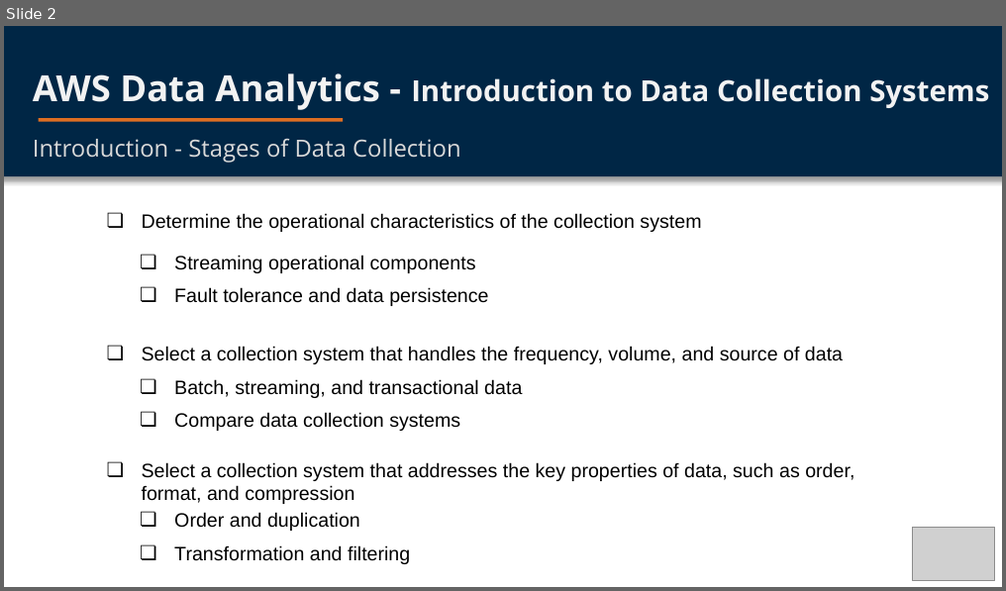
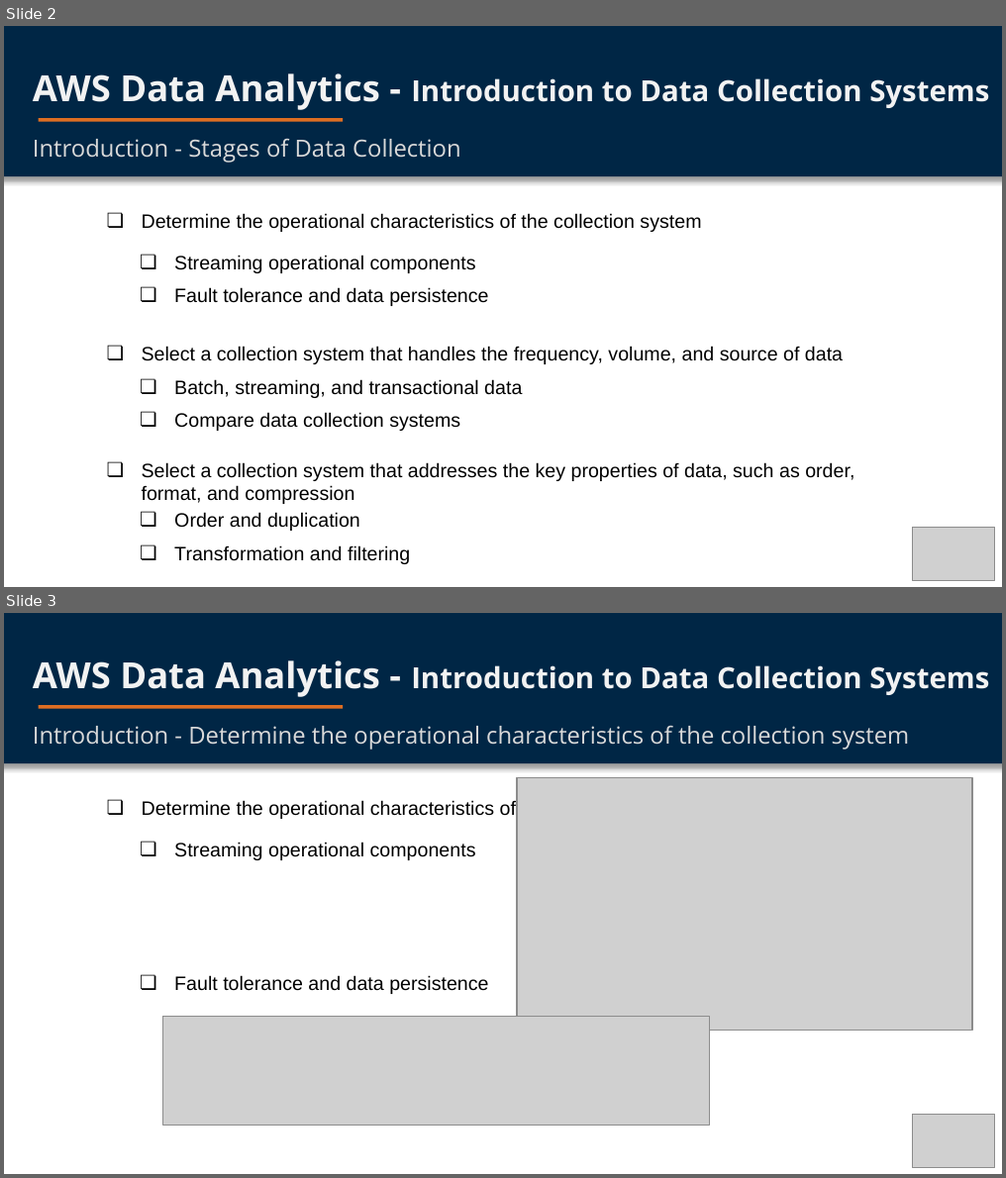
Before and after one commit to vbloise3/awsCert, a slide deck: public/Exam Notes/6-Introduction to data collection systems.pptx. Shown one above the other, each under a label of ours: slide 2 before the commit, slides 2 and 3 after it. The pictures are 1006x591 and 1006x1178 pixels, drawn with LibreOffice and Linux fonts; fonts in the diff are those of the drawing; grey boxes stand for pictures. Boxes give left, top, right and bottom in pixels: in the first picture for what was removed or moved away, otherwise in the second. Text is boxed around its words. In the diff, an @@ line names an element or a change of style, - is before the commit and + after.

Commit message:
added 6-intro to data collection systems

```diff
--- a/public/Exam Notes/6-Introduction to data collection systems.pptx
+++ b/public/Exam Notes/6-Introduction to data collection systems.pptx
@@ slide 3 added at <box>4,613,1002,1174</box>, background #FFFFFF @@
@@ rectangle added at <box>4,613,1002,763</box>, fill #002645 @@
@@ text added at <box>33,661,989,697</box>, 21 pt, text #F2F2F2, bold @@
+AWS Data Analytics - Introduction to Data Collection Systems
@@ text added at <box>33,726,516,819</box>, 17 pt, text #D9D9D9 @@
+Introduction - Determine the operational characteristics of the collection system
@@ rectangle added at <box>38,705,343,709</box>, fill #DE6E22 @@
@@ text added at <box>188,725,910,750</box>, 14 pt, text #000000 @@
+❏ Determine the operational characteristics of the collection system
@@ picture added at <box>517,777,972,1030</box> @@
@@ text added at <box>174,842,476,861</box>, 14 pt, text #000000 @@
+❏ Streaming operational components
@@ text added at <box>174,975,488,994</box>, 14 pt, text #000000 @@
+❏ Fault tolerance and data persistence
@@ picture added at <box>162,1017,710,1125</box> @@
@@ picture added at <box>912,1114,994,1167</box> @@
```
Also in this commit, not shown: 3 other slides added.
